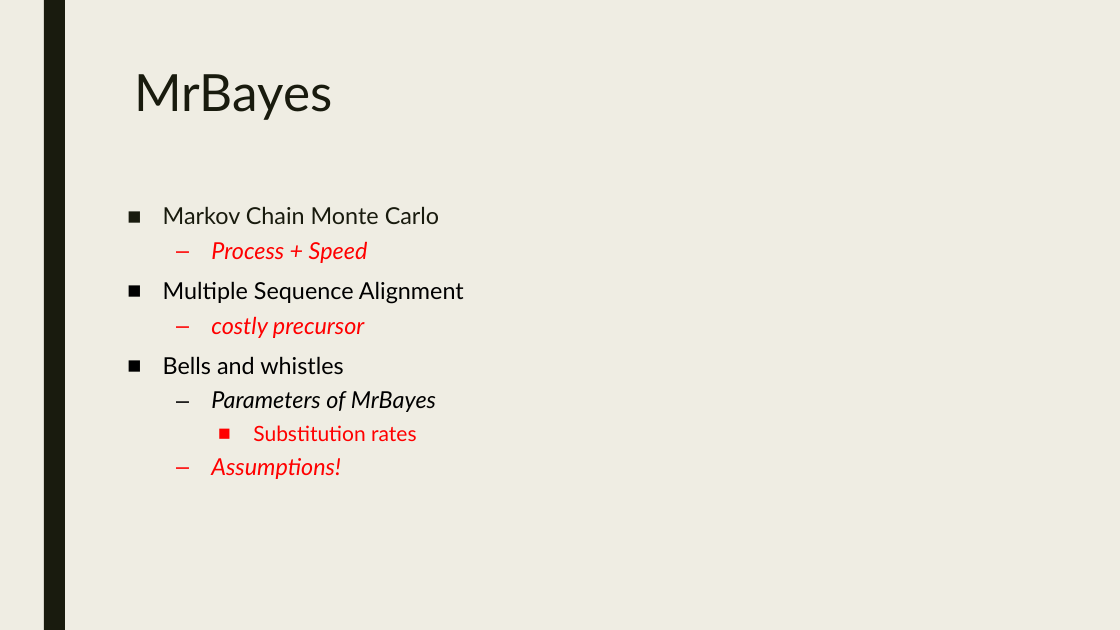
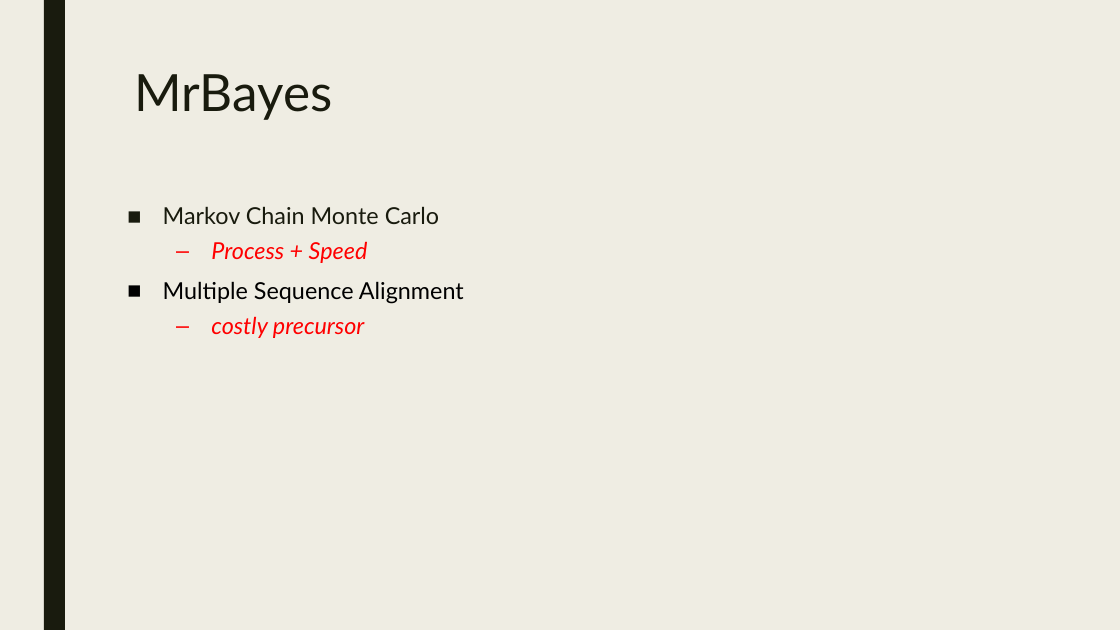
Before and after one commit to itsdlow/PhyloTools, a slide deck: slide 5 of Surveying_Phylogenetic_Forests.pptx. Drawn at 1120x630 pixels with LibreOffice and Linux fonts; fonts in the diff are those of the drawing. Boxes give left, top, right and bottom in pixels: in the first picture for what was removed or moved away, otherwise in the second. Text is boxed around its words. In the diff, an @@ line names an element or a change of style, - is before the commit and + after.

```diff
--- a/Surveying_Phylogenetic_Forests.pptx
+++ b/Surveying_Phylogenetic_Forests.pptx
@@ text at bbox=[163, 356, 436, 479]: paragraphs removed @@
-■ Bells and whistles
-  – Parameters of MrBayes
-    ■ Substitution rates
-  – Assumptions!
```
Also in this commit, not shown: 4 other slides changed, 2 slides added, 1 slide removed.
